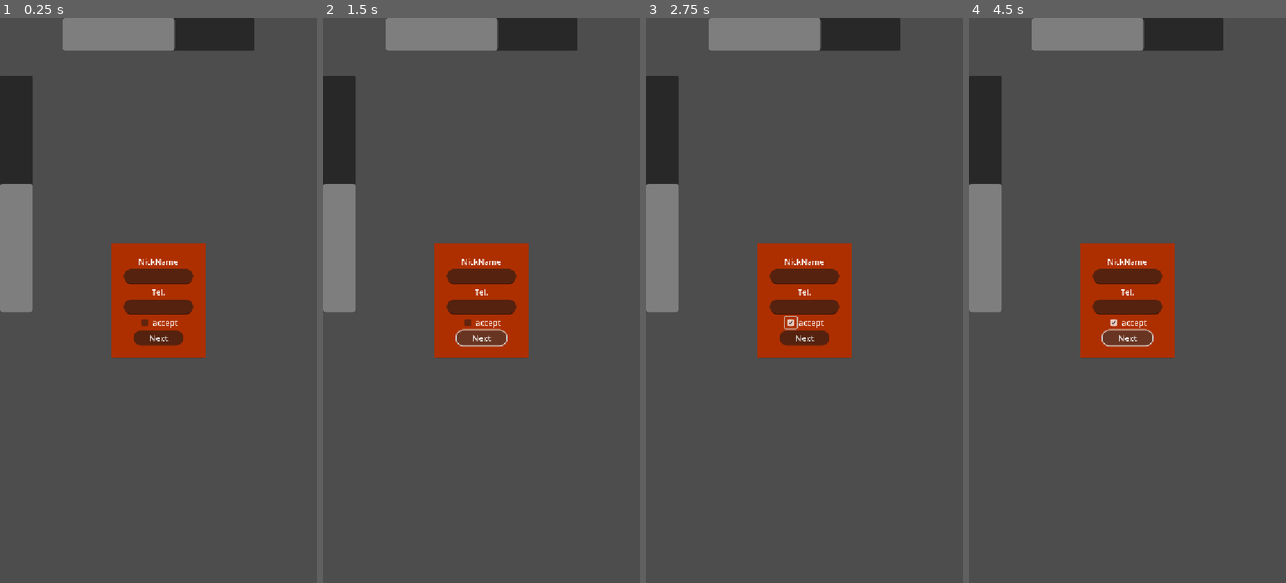
Above: before the commit, frames 1-4 (left to right).
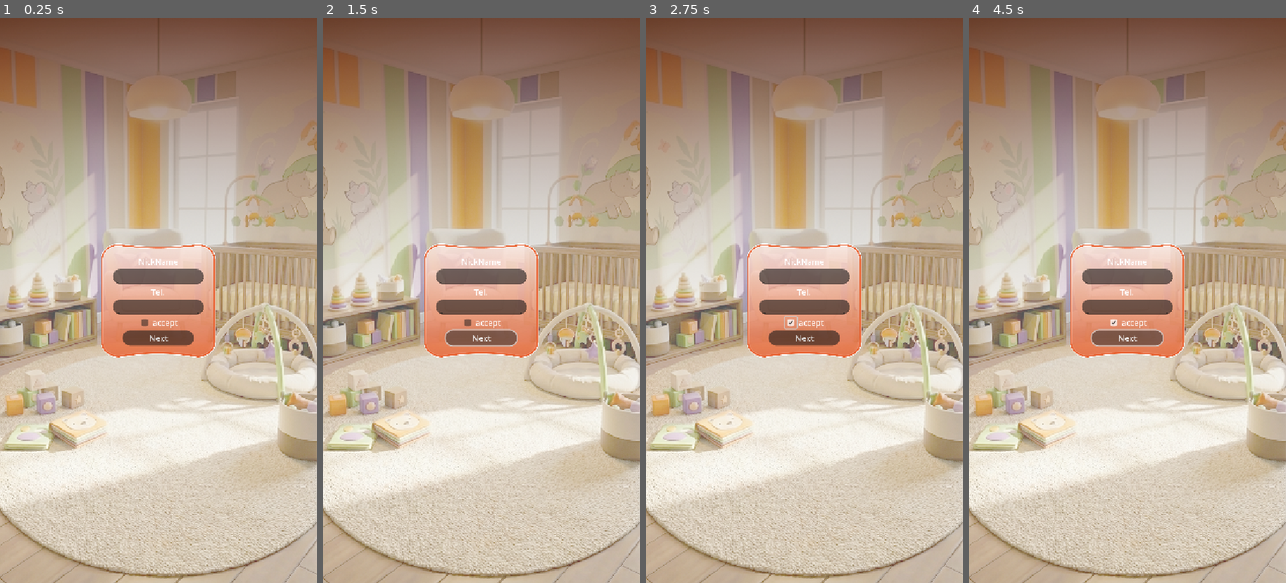
Above: after the commit, the same moments.

Repository: 6099sin/pro-c
Game: Godot game, scene res://scenes/ui/user_info.tscn
Two runs of this game, one before a commit and one after it. Both use one fixed random seed, a clock stepped at 60 frames per second and the inputs below. This scene is started directly instead of the project's main scene.
Inputs (mouse positions are in pixels of both pictures, inside the frame that each line leads up to):
- Up to frame 1 (0.25 s): no input
- Up to frame 2 (1.5 s): click "Next" at 0.5 s; click "Next" at 1.25 s
- Up to frame 3 (2.75 s): click (791, 323) at 2 s
- Up to frame 4 (4.5 s): click (1114, 323) at 2.75 s; click (1114, 323) at 3.5 s; click "Next" at 4.25 s

The runs differ from the first frame. In frame 1, 100% of the frame differs, in the area x 0-100%, y 0-100%; in frame 2, 100%; in frame 3, 100%; in frame 4, 100%.

Commit message:
import UI

Diff:
--- a/scenes/ui/HUD.tscn
+++ b/scenes/ui/HUD.tscn
@@ -35,3 +35,37 @@
 
 [node name="ComboMultiplierLabel" type="Label" parent="TopBar/ComboContainer"]
 layout_mode = 2
+
+[node name="PanelContainer2" type="PanelContainer" parent="."]
+layout_mode = 1
+anchors_preset = 5
+anchor_left = 0.5
+anchor_right = 0.5
+offset_left = -196.0
+offset_right = 196.0
+offset_bottom = 67.0
+grow_horizontal = 2
+
+[node name="ProgressBar" type="ProgressBar" parent="PanelContainer2"]
+layout_mode = 2
+size_flags_vertical = 1
+step = 1.0
+value = 58.0
+show_percentage = false
+
+[node name="PanelContainer3" type="PanelContainer" parent="."]
+layout_mode = 1
+anchors_preset = 9
+anchor_bottom = 1.0
+offset_top = 118.0
+offset_right = 67.0
+offset_bottom = -552.0
+grow_vertical = 2
+
+[node name="ProgressBar" type="ProgressBar" parent="PanelContainer3"]
+layout_mode = 2
+size_flags_vertical = 1
+step = 1.0
+value = 54.0
+fill_mode = 3
+show_percentage = false
--- a/scenes/ui/user_info.tscn
+++ b/scenes/ui/user_info.tscn
@@ -1,10 +1,25 @@
-[gd_scene load_steps=11 format=3 uid="uid://wdpx1dg4ece6"]
+[gd_scene load_steps=15 format=3 uid="uid://wdpx1dg4ece6"]
 
 [ext_resource type="StyleBox" uid="uid://bbt4dpb0ysphk" path="res://theme/style_box_flat_Round.tres" id="1_00e66"]
+[ext_resource type="Script" uid="uid://c1anqrg83g0gl" path="res://scripts/ui/user_info.gd" id="1_bh2g3"]
 [ext_resource type="StyleBox" uid="uid://dtetcvy8wlspa" path="res://theme/style_box_focus_Round.tres" id="2_p1tq6"]
+[ext_resource type="Texture2D" uid="uid://cfx0bs11uelnt" path="res://assets/UI/UI1/Background.png" id="2_ybqoc"]
 [ext_resource type="Texture2D" uid="uid://brggq176enkad" path="res://assets/UI/UI2/BarBackground.png" id="3_bna67"]
+[ext_resource type="Texture2D" uid="uid://ql7sre145r2k" path="res://assets/UI/UI3/BG_UI1.png" id="3_ybqoc"]
 [ext_resource type="Texture2D" uid="uid://ckpjfqnugvhsi" path="res://assets/UI/UI2/BarAlpha_Frame.png" id="4_pvibf"]
 [ext_resource type="Texture2D" uid="uid://c7yq2emkqgto7" path="res://assets/UI/UI2/BarAlpha_Fill.png" id="5_bh2g3"]
+
+[sub_resource type="StyleBoxFlat" id="StyleBoxFlat_ybqoc"]
+content_margin_left = 0.0
+content_margin_top = 0.0
+content_margin_right = 0.0
+content_margin_bottom = 0.0
+bg_color = Color(0.29411766, 0.29411766, 0.29411766, 0)
+corner_radius_top_left = 3
+corner_radius_top_right = 3
+corner_radius_bottom_right = 3
+corner_radius_bottom_left = 3
+corner_detail = 5
 
 [sub_resource type="StyleBoxFlat" id="StyleBoxFlat_p1tq6"]
 content_margin_left = 4.0
@@ -82,6 +97,16 @@
 anchor_bottom = 1.0
 grow_horizontal = 2
 grow_vertical = 2
+script = ExtResource("1_bh2g3")
+
+[node name="TextureRect" type="TextureRect" parent="."]
+layout_mode = 1
+anchors_preset = 15
+anchor_right = 1.0
+anchor_bottom = 1.0
+grow_horizontal = 2
+grow_vertical = 2
+texture = ExtResource("2_ybqoc")
 
 [node name="PanelContainer" type="PanelContainer" parent="."]
 layout_mode = 1
@@ -96,10 +121,12 @@
 offset_bottom = 74.0
 grow_horizontal = 2
 grow_vertical = 2
+theme_override_styles/panel = SubResource("StyleBoxFlat_ybqoc")
 
-[node name="ColorRect" type="ColorRect" parent="PanelContainer"]
+[node name="TextureRect" type="TextureRect" parent="PanelContainer"]
 layout_mode = 2
-color = Color(0.6794121, 0.18408531, 0, 1)
+texture = ExtResource("3_ybqoc")
+expand_mode = 3
 
 [node name="MarginContainer" type="MarginContainer" parent="PanelContainer"]
 layout_mode = 2
@@ -116,7 +143,7 @@
 text = "NickName"
 horizontal_alignment = 1
 
-[node name="LineEdit" type="LineEdit" parent="PanelContainer/MarginContainer/VBoxContainer"]
+[node name="LineEditName" type="LineEdit" parent="PanelContainer/MarginContainer/VBoxContainer"]
 layout_mode = 2
 theme_override_styles/normal = ExtResource("1_00e66")
 theme_override_styles/focus = ExtResource("2_p1tq6")
@@ -126,7 +153,7 @@
 text = "Tel."
 horizontal_alignment = 1
 
-[node name="LineEdit2" type="LineEdit" parent="PanelContainer/MarginContainer/VBoxContainer"]
+[node name="LineEditTel" type="LineEdit" parent="PanelContainer/MarginContainer/VBoxContainer"]
 layout_mode = 2
 theme_override_styles/normal = ExtResource("1_00e66")
 theme_override_styles/focus = ExtResource("2_p1tq6")
@@ -168,37 +195,3 @@
 texture_under = ExtResource("3_bna67")
 texture_over = ExtResource("4_pvibf")
 texture_progress = ExtResource("5_bh2g3")
-
-[node name="PanelContainer2" type="PanelContainer" parent="."]
-layout_mode = 1
-anchors_preset = 5
-anchor_left = 0.5
-anchor_right = 0.5
-offset_left = -196.0
-offset_right = 196.0
-offset_bottom = 67.0
-grow_horizontal = 2
-
-[node name="ProgressBar" type="ProgressBar" parent="PanelContainer2"]
-layout_mode = 2
-size_flags_vertical = 1
-step = 1.0
-value = 58.0
-show_percentage = false
-
-[node name="PanelContainer3" type="PanelContainer" parent="."]
-layout_mode = 1
-anchors_preset = 9
-anchor_bottom = 1.0
-offset_top = 118.0
-offset_right = 67.0
-offset_bottom = -552.0
-grow_vertical = 2
-
-[node name="ProgressBar" type="ProgressBar" parent="PanelContainer3"]
-layout_mode = 2
-size_flags_vertical = 1
-step = 1.0
-value = 54.0
-fill_mode = 3
-show_percentage = false
--- /dev/null
+++ b/scripts/ui/user_info.gd
@@ -0,0 +1,30 @@
+extends Control
+
+@onready var input_tel: LineEdit = $PanelContainer/MarginContainer/VBoxContainer/LineEditTel
+# Variable to store the last valid phone number
+var old_tel_text = ""
+# Create a Regular Expression tool
+var regex = RegEx.new()
+# Called when the node enters the scene tree for the first time.
+func _ready() -> void:
+	# --- 1. Setup Regex to accept ONLY numbers ---
+	regex.compile("^[0-9]*$")
+
+# --- 2. Connect the Text Changed signal for the phone number ---
+	input_tel.text_changed.connect(_on_input_tel_changed)
+
+# Called every frame. 'delta' is the elapsed time since the previous frame.
+func _process(delta: float) -> void:
+	pass
+
+func _on_input_tel_changed(new_text: String):
+	# Check if the new text matches the RegEx (Numbers only)
+	if regex.search(new_text):
+		old_tel_text = new_text # If valid, save this as the new "old" text
+	else:
+		# If invalid (contains letters/symbols), revert to the last valid text
+		input_tel.text = old_tel_text
+		# Move the typing cursor to the end of the line so it doesn't jump to the left
+		input_tel.set_caret_column(input_tel.text.length())
+
+# --- Button Logic ---
Binary file added: assets/UI/UI3/BG_UI1.png
Not shown, added: assets/UI/UI3/BG_UI1.png.import
Not shown, added: scripts/ui/user_info.gd.uid
